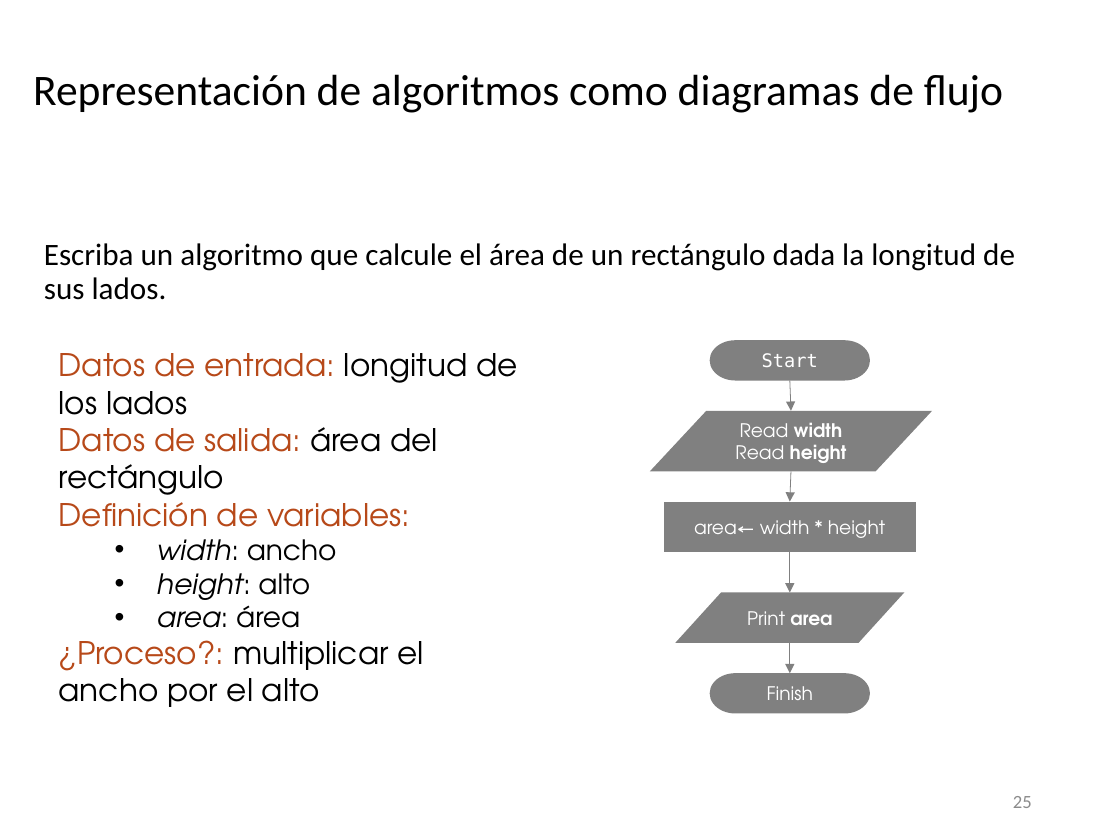
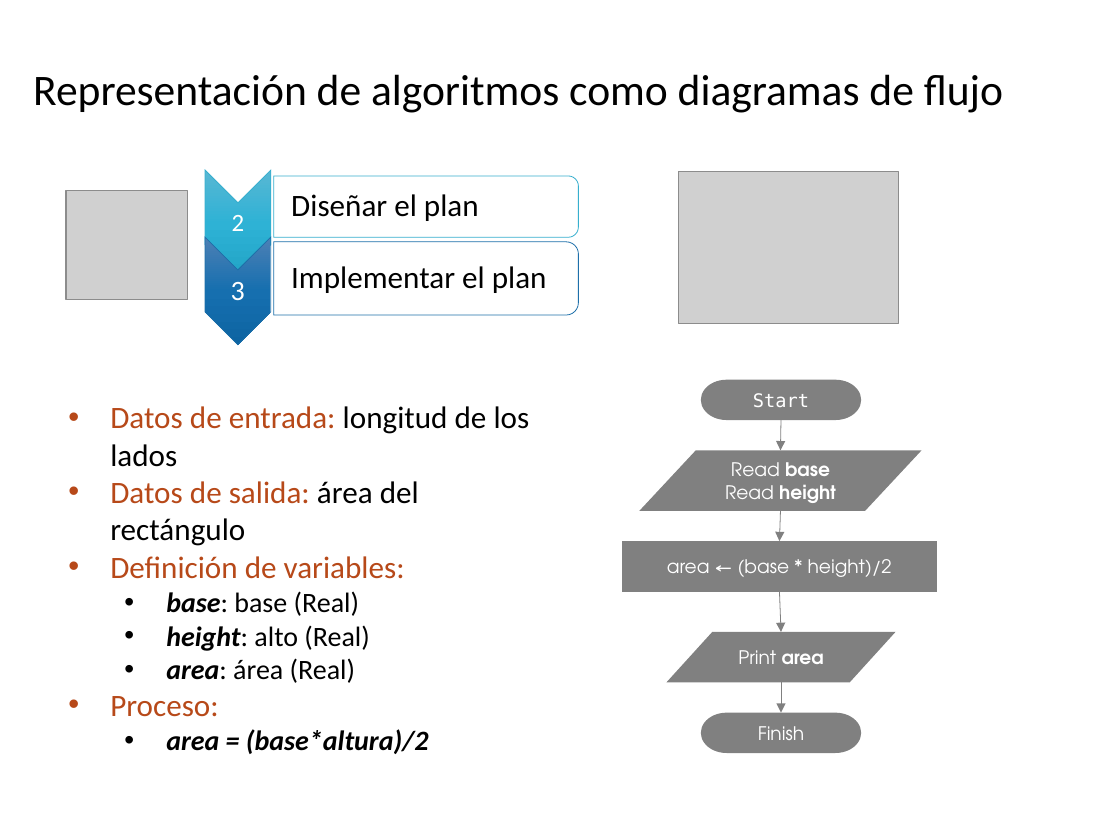
Before and after one commit to algoritmos-UdeA/logica1-20262, a slide deck: slide 30 of clases/2/clase-02.pptx (slide 25 before the commit). Drawn at 1120x840 pixels with LibreOffice and Linux fonts; fonts in the diff are those of the drawing; grey boxes stand for pictures. Boxes give left, top, right and bottom in pixels: in the first picture for what was removed or moved away, otherwise in the second. Text is boxed around its words. In the diff, an @@ line names an element or a change of style, - is before the commit and + after.

```diff
--- a/clases/2/clase-02.pptx
+++ b/clases/2/clase-02.pptx
@@ picture added at bbox=[679, 171, 898, 324] @@
@@ picture added at bbox=[66, 190, 187, 299] @@
@@ text removed at bbox=[44, 243, 1015, 300] @@
-Escriba un algoritmo que calcule el área de un rectángulo dada la longitud de sus lados.
@@ group added at bbox=[204, 170, 578, 346]: 4 texts, 2 chevrons, 2 round same rects @@
+2
+  Diseñar el plan
+3
+  Implementar el plan
@@ text "Datos de entrada: longitud de ...": place and size @@
-text "Datos de entrada: longitud de ..." at bbox=[59, 353, 518, 707]
+text "Datos de entrada: longitud de ..." at bbox=[110, 406, 530, 754]
@@ text at bbox=[110, 406, 530, 579]: font TeX Gyre Adventor to Calibri in "Datos de entrada: longitud de los lados", "Datos de salida: área del rectángulo", "Definición de variables:"; bullet none to • @@
@@ 4 arrows, 2 flow chart input outputs, 2 pill shapes: place and size @@
-4 arrows, 2 flow chart input outputs, 2 pill shapes at bbox=[650, 340, 932, 713]
+4 arrows, 2 flow chart input outputs, 2 pill shapes at bbox=[640, 380, 922, 753]
@@ text in flow chart input output at bbox=[725, 462, 836, 503]: text changed @@
-Read width
-Read height
+Read base
+Read height
@@ rectangle "area ← (base * height)/2": place and size @@
-rectangle "area ← (base * height)/2" at bbox=[664, 502, 916, 552]
+rectangle "area ← (base * height)/2" at bbox=[622, 541, 937, 591]
@@ text in rectangle at bbox=[667, 559, 892, 577]: text changed @@
-area← width * height
+area ← (base * height)/2
@@ text at bbox=[110, 591, 429, 754]: text changed; size 20 to 18 pt; font TeX Gyre Adventor to Calibri @@
-  • width: ancho
-  • height: alto
-  • area: área
-¿Proceso?: multiplicar el ancho por el alto
+  • base: base (Real)
+  • height: alto (Real)
+  • area: área (Real)
+• Proceso:
+  • area = (base*altura)/2
@@ page number removed at bbox=[1013, 796, 1032, 808] @@
-25
```
Also in this commit, not shown: 15 other slides changed, 17 slides added, 3 slides removed, 10 other files.
